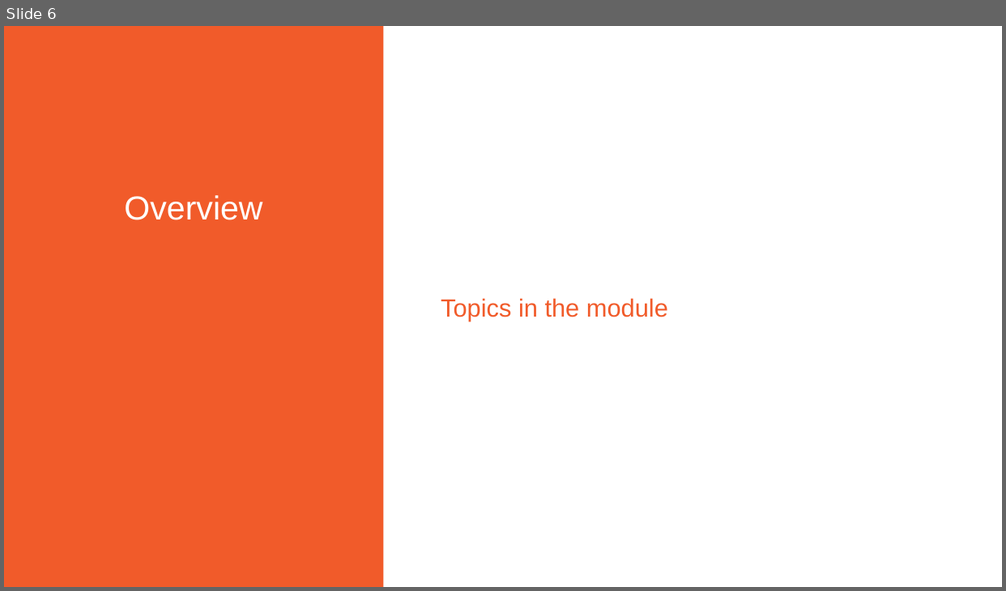
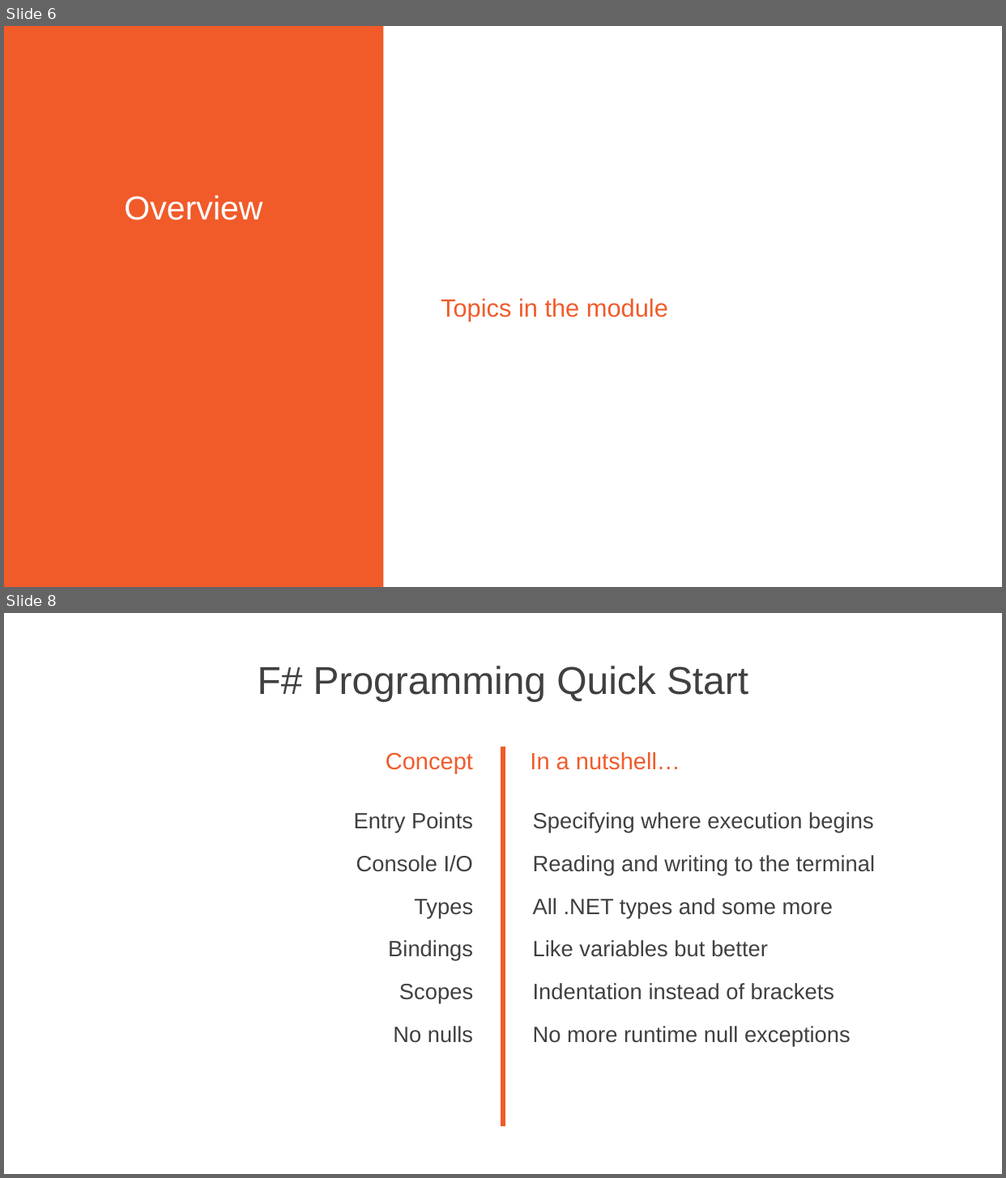
Before and after one commit to Pluralisght/fsharp-6-fundamentals, a slide deck: pres/wip.pptx. Shown one above the other, each under a label of ours: slide 6 before the commit, slides 6 and 8 after it; the slides between them are not shown. The pictures are 1006x591 and 1006x1178 pixels, drawn with LibreOffice and Linux fonts; fonts in the diff are those of the drawing; background and template pictures are left out. Boxes give left, top, right and bottom in pixels: in the first picture for what was removed or moved away, otherwise in the second. Text is boxed around its words. In the diff, an @@ line names an element or a change of style, - is before the commit and + after.

```diff
--- a/pres/wip.pptx
+++ b/pres/wip.pptx
@@ slide 8 added at bbox=[4, 613, 1002, 1174], background #FFFFFF @@
@@ title added at bbox=[258, 666, 748, 702], 37.3 pt, text #404040 @@
+F# Programming Quick Start
@@ text added at bbox=[386, 752, 473, 773], 22.7 pt, text #F15B2A @@
+  Concept
@@ line added from (503, 747) to (503, 1127), #F15B2A 4 pt @@
@@ text added at bbox=[530, 752, 680, 770], 22.7 pt, text #F15B2A @@
+  In a nutshell…
@@ text added at bbox=[354, 812, 473, 1043], 21.3 pt, text #404040 @@
+Entry Points
+Console I/O
+Types
+Bindings
+Scopes
+No nulls
@@ text added at bbox=[533, 812, 875, 1046], 21.3 pt, text #404040 @@
+Specifying where execution begins
+Reading and writing to the terminal
+All .NET types and some more
+Like variables but better
+Indentation instead of brackets
+No more runtime null exceptions
```
Also in this commit, not shown: 38 other slides added, 55 other files.
